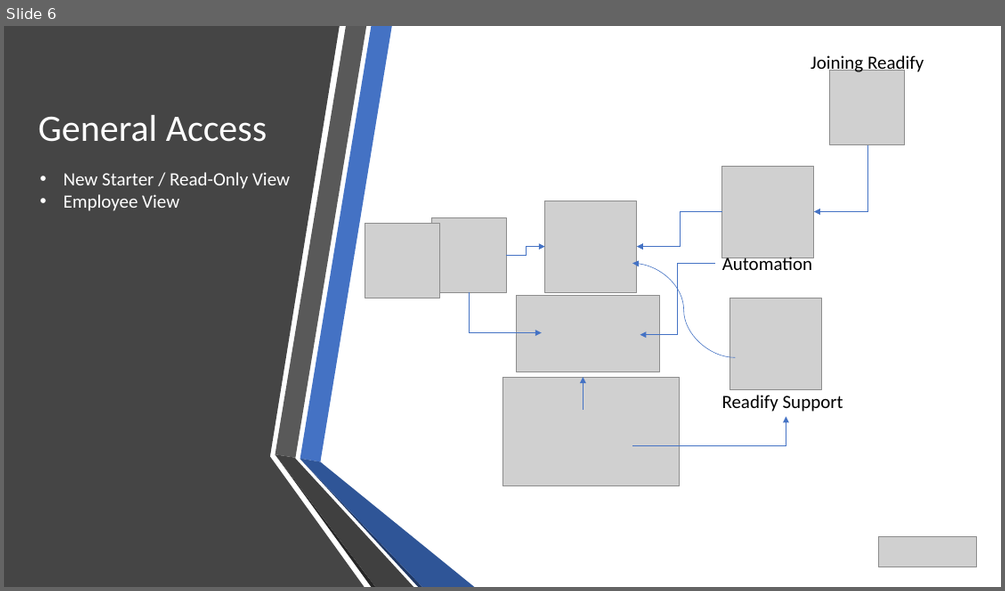
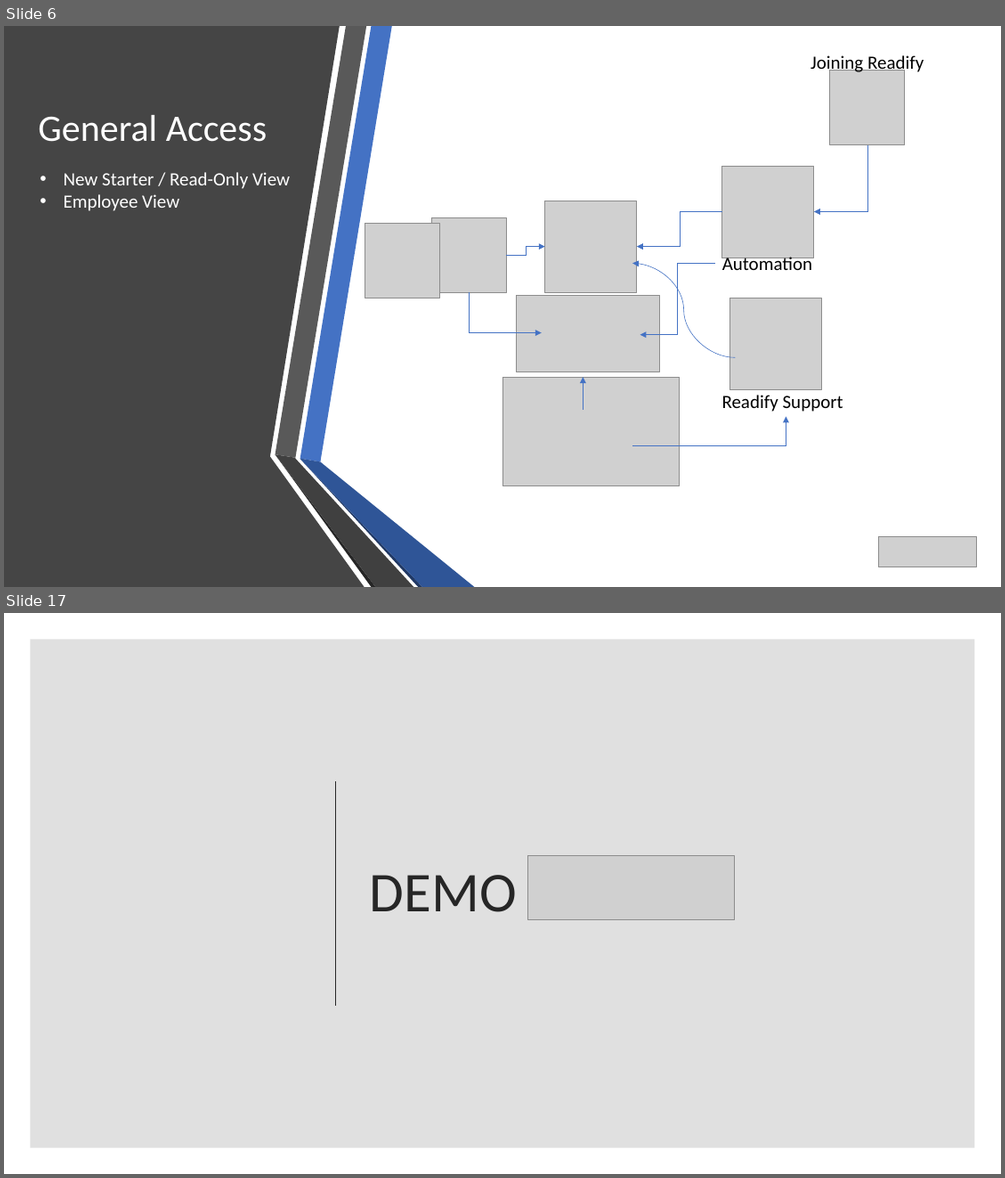
Before and after one commit to mehdikhaleghian/StudyNotes, a slide deck: OnboardEasy.pptx. Shown one above the other, each under a label of ours: slide 6 before the commit, slides 6 and 17 after it; the slides between them are not shown. The pictures are 1005x591 and 1005x1178 pixels, drawn with LibreOffice and Linux fonts; fonts in the diff are those of the drawing; grey boxes stand for pictures. Boxes give left, top, right and bottom in pixels: in the first picture for what was removed or moved away, otherwise in the second. Text is boxed around its words. In the diff, an @@ line names an element or a change of style, - is before the commit and + after.

```diff
--- a/OnboardEasy.pptx
+++ b/OnboardEasy.pptx
@@ slide 17 added at box(4, 613, 1001, 1174), background #FFFFFF @@
@@ rectangle added at box(30, 639, 975, 1148), fill #000000 at 12% opacity @@
@@ line added from (336, 781) to (336, 1005), #262626 1.5 pt @@
@@ title added at box(370, 875, 517, 912), 54 pt, text #262626 @@
+DEMO
@@ picture added at box(527, 855, 734, 919) @@
```
Also in this commit, not shown: 3 slides changed, 9 other slides added, 5 other files.
